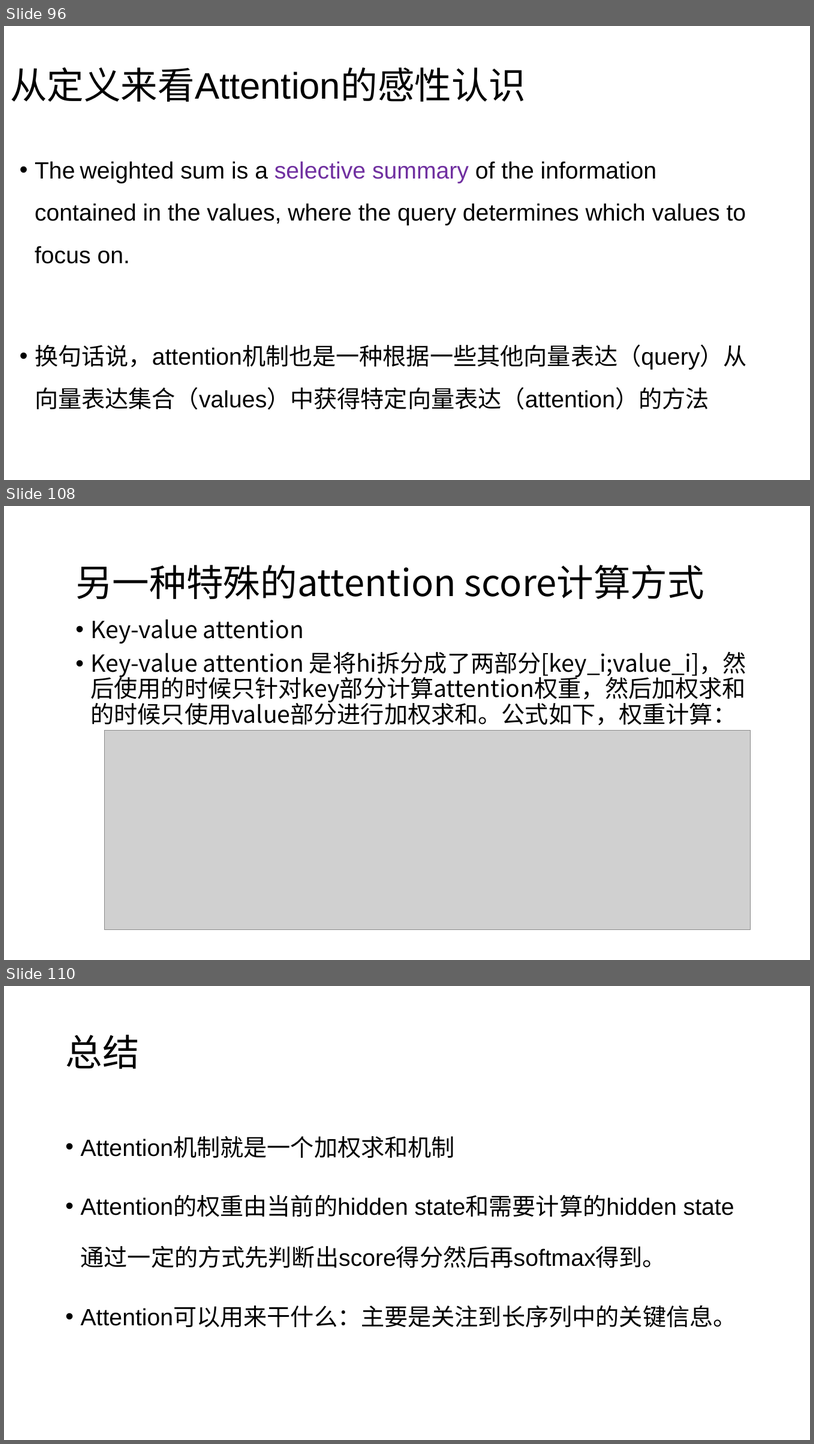
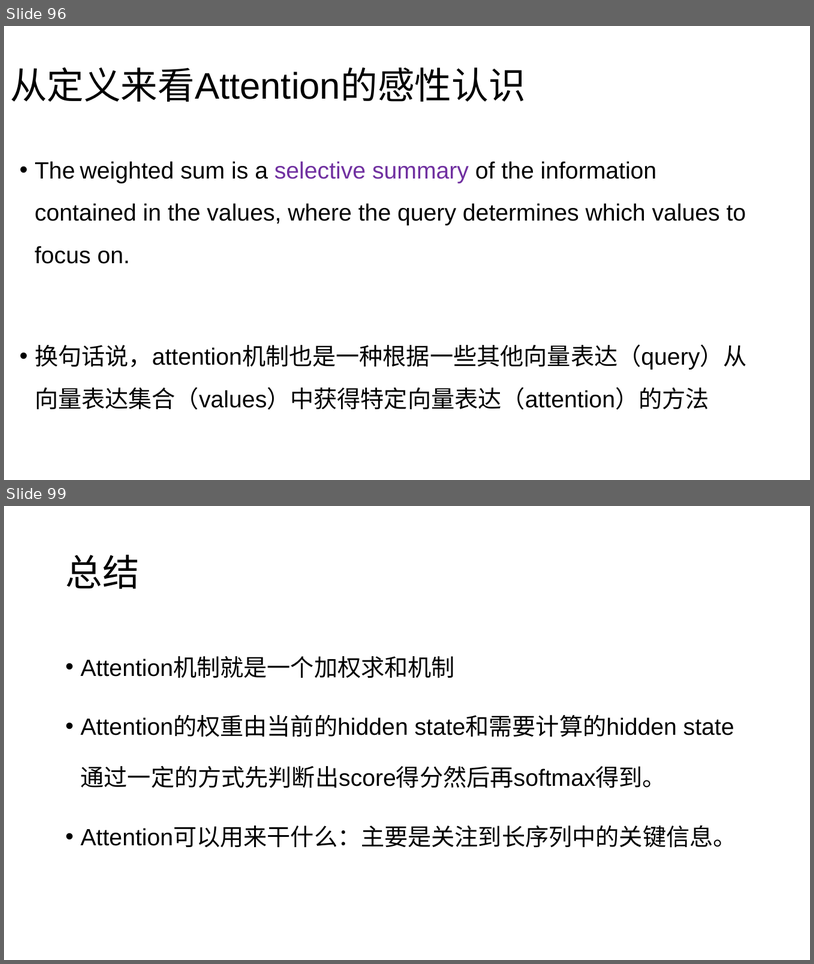
Before and after one commit to charlesXu86/Chatbot_CN, a slide deck: Chatbot_Doc/课程/NLP-4-语言模型.pptx. Shown one above the other, each under a label of ours: slides 96, 108 and 110 before the commit, slides 96 and 99 after it; the slides between them are not shown. The pictures are 814x1444 and 814x964 pixels, drawn with LibreOffice and Linux fonts; fonts in the diff are those of the drawing; grey boxes stand for pictures. Boxes give left, top, right and bottom in pixels: in the first picture for what was removed or moved away, otherwise in the second. Text is boxed around its words. In the diff, an @@ line names an element or a change of style, - is before the commit and + after.

```diff
--- a/Chatbot_Doc/课程/NLP-4-语言模型.pptx
+++ b/Chatbot_Doc/课程/NLP-4-语言模型.pptx
@@ slide 108 removed at [4, 506, 810, 960], background #FFFFFF @@
@@ text removed at [75, 565, 705, 600] @@
-另一种特殊的attention score计算方式
@@ text removed at [90, 619, 747, 725] @@
-• Key-value attention
-• Key-value attention 是将hi拆分成了两部分[key_i;value_i]，然后使用的时候只针对key部分计算attention权重，然后加权求和的时候只使用value部分进行加权求和。公式如下，权重计算：
@@ picture removed at [104, 730, 751, 929] @@
@@ what was slide 110 is now slide 99 @@
```
Also in this commit, not shown: 2 slides changed, 10 other slides removed.
